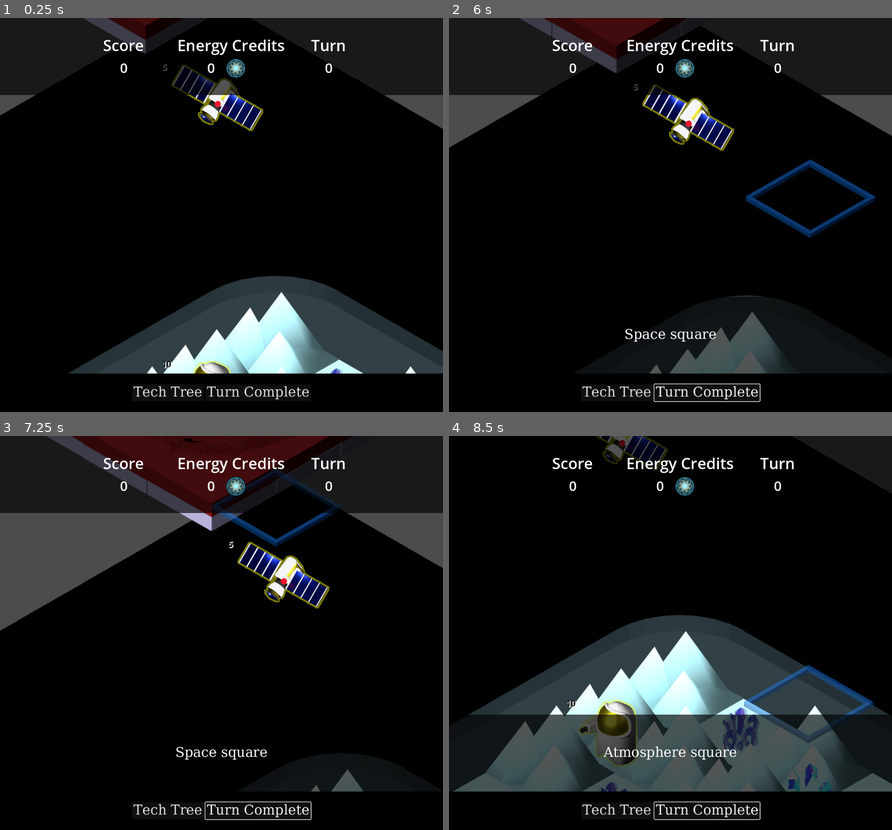
Above: before the commit, frames 1-4 (two rows, left to right).
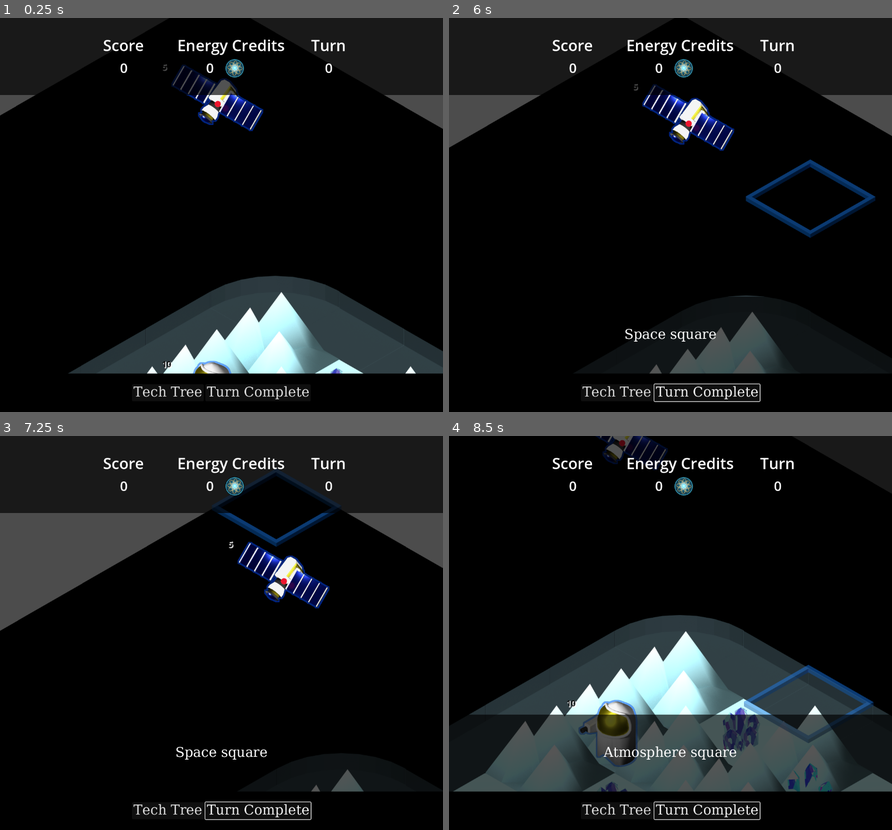
Above: after the commit, the same moments.

Repository: lifflander/stp
Game: Godot game, scene res://scenes/Main.tscn
Same seed, same stepped clock (60 frames per second), same inputs: the game is played once before the commit and once after it.
Inputs (mouse positions are in pixels of both pictures, inside the frame that each line leads up to):
- Up to frame 1 (0.25 s): no input
- Up to frame 2 (6 s): click "Turn Complete" at 0.5 s; click "Tech Tree" at 1.25 s; click "Tech Tree" at 2 s; click "Turn Complete" at 2.75 s; click "Tech Tree" at 3.5 s; click "Turn Complete" at 4.25 s; tap Enter at 5 s; move the mouse to (767, 195) at 5.02 s; click (767, 195) at 5.17 s; tap Space at 5.75 s; drag from (581, 234) to (648, 293) at 5.77 s
- Up to frame 3 (7.25 s): move the mouse to (265, 546) at 6.52 s; click (265, 546) at 6.67 s
- Up to frame 4 (8.5 s): tap Enter at 7.25 s; drag from (648, 711) to (537, 573) at 7.27 s; move the mouse to (803, 692) at 8.02 s; click (803, 692) at 8.17 s

The runs differ from the first frame. In frame 1, 1.6% of the frame differs, in the area x 18-60%, y 0-91%; in frame 2, 3.0%; in frame 3, 7.7%, in the area x 10-80%, y 0-44%; in frame 4, 0.5%.

Commit message:
Energy credits calculation

Diff:
--- a/iso-tileset-2.tres
+++ b/iso-tileset-2.tres
@@ -13,6 +13,7 @@
 [ext_resource type="Texture2D" uid="uid://872oittq8ka7" path="res://assets/tilesets/City_Levels1to8_1.png" id="8_bf1fb"]
 [ext_resource type="Texture2D" uid="uid://4sn06fsj01xw" path="res://assets/tilesets/Buildings_Overlay_2.png" id="8_geh3v"]
 [ext_resource type="Texture2D" uid="uid://bfi2wkiec7kl0" path="res://assets/tilesets/Mars_Tileset_2.png" id="8_iwov0"]
+[ext_resource type="Texture2D" uid="uid://cdc1gibsk56aa" path="res://assets/tilesets/Square_Crater_Mars_2.png" id="9_3gtv2"]
 [ext_resource type="Texture2D" uid="uid://vb88hl7ew23i" path="res://assets/tilesets/CircularCrater_Tiles_1.png" id="10_tgtjq"]
 
 [sub_resource type="TileMapPattern" id="TileMapPattern_74qju"]
@@ -193,6 +194,17 @@
 5:0/0/texture_origin = Vector2i(0, 60)
 6:0/0 = 0
 6:0/0/texture_origin = Vector2i(0, 60)
+
+[sub_resource type="TileSetAtlasSource" id="TileSetAtlasSource_h1qaa"]
+texture = ExtResource("9_3gtv2")
+texture_region_size = Vector2i(480, 382)
+0:0/0 = 0
+1:0/0 = 0
+2:0/0 = 0
+3:0/0 = 0
+4:0/0 = 0
+5:0/0 = 0
+6:0/0 = 0
 
 [sub_resource type="TileSetAtlasSource" id="TileSetAtlasSource_yrrxs"]
 resource_name = "UnitSetDisabled"
@@ -483,4 +495,5 @@
 sources/17 = SubResource("TileSetAtlasSource_o36dl")
 sources/18 = SubResource("TileSetAtlasSource_iqyn1")
 sources/19 = SubResource("TileSetAtlasSource_d70ly")
+sources/15 = SubResource("TileSetAtlasSource_h1qaa")
 pattern_0 = SubResource("TileMapPattern_74qju")
--- a/move-material.tres
+++ b/move-material.tres
@@ -4,5 +4,5 @@
 
 [resource]
 shader = ExtResource("1_phkl1")
-shader_parameter/line_color = Vector4(1, 1, 2.08165e-12, 0.5)
+shader_parameter/line_color = Vector4(2.08165e-12, 0.3, 1, 0.5)
 shader_parameter/line_thickness = 5.0
--- a/scenes/Main.tscn
+++ b/scenes/Main.tscn
@@ -81,7 +81,6 @@
 format = 2
 layer_0/name = "Base layer"
 layer_0/y_sort_enabled = true
-layer_0/tile_data = PackedInt32Array(65534, 19, 0, 65533, 262163, 0, -3, 393235, 0, -65539, 327699, 0, -65538, 458771, 0, -2, 19, 1, -65537, 131091, 0, 65535, 65555, 0, -1, 196627, 0)
 layer_1/name = "Resources"
 layer_1/y_sort_enabled = true
 layer_1/tile_data = PackedInt32Array(524298, 2, 0)
@@ -253,6 +252,10 @@
 layout_mode = 2
 texture = ExtResource("9_hqsjv")
 
+[node name="EnergyPlus" type="Label" parent="UI/ControlTop/TopUI/DynamicCenterContainer/GridContainer/HBoxContainer"]
+layout_mode = 2
+theme_override_font_sizes/font_size = 35
+
 [node name="TurnField" type="Label" parent="UI/ControlTop/TopUI/DynamicCenterContainer/GridContainer"]
 layout_mode = 2
 theme_override_font_sizes/font_size = 35
--- a/scripts/LogicEngine.gd
+++ b/scripts/LogicEngine.gd
@@ -67,7 +67,7 @@
 
 class WormholeImprovement extends TileImprovement:
 	func _init(in_le : LogicEngine, in_tile_map : IsoTileMap, in_base : Base, in_location : Vector2i):
-		var ident = Map.AtlasIdent.new(8, Vector2i(0,1))
+		var ident = Map.AtlasIdent.new(8, Vector2i(1,1))
 		super(in_le, in_tile_map, in_base, in_location, ident)
 
 	func isWormhole() -> bool:
@@ -120,6 +120,9 @@
 		for tile in tiles_inside:
 			le.map.getTileVec(tile).owned_by_base = self
 
+	func creditsPerTurn() -> int:
+		return level + 2
+
 	func hasSpacedock():
 		for i in improvements:
 			if i is SpacedockImprovement:
@@ -177,6 +180,9 @@
 			population_bar.setPopulation(population)
 			base_coord = Vector2i(level-1, 0)
 			tile_map.updateCity(self)
+
+		tile_map.drawCity(self)
+		le.updatePlusEnergy()
 
 	func calculateBorder(distance : int = 1):
 		tiles_inside = calculateBorderImpl([location], 1, distance)
@@ -668,6 +674,7 @@
 				p.bases.append(base)
 				tile_map.drawCity(base)
 				break
+	updatePlusEnergy()
 
 func moveUnit(unit : Unit, unit_location : Vector2i, new_location : Vector2i):
 	unit.changeLocation(new_location)
@@ -694,3 +701,17 @@
 			u.moved_counter = 0
 			u.attack_counter = 0
 			tile_map.drawUnit(u)
+	var total_credits_label = get_parent().find_child("EnergyCreditsField") as Label
+	var total_credit_turn : int = 0
+	for p in players:
+		for b in p.bases:
+			total_credit_turn += b.creditsPerTurn()
+	total_credits_label.set_text(str(int(total_credits_label.get_text()) + total_credit_turn))
+
+func updatePlusEnergy():
+	var plus_credits_label = get_parent().find_child("EnergyPlus") as Label
+	var total_credit_turn : int = 0
+	for p in players:
+		for b in p.bases:
+			total_credit_turn += b.creditsPerTurn()
+	plus_credits_label.set_text("+" + str(int(total_credit_turn)))
--- a/scripts/Map.gd
+++ b/scripts/Map.gd
@@ -193,6 +193,43 @@
 					tile.type = TileTypeEnum.ATMOSPHERE
 					tile.atlas = AtlasIdent.new(0, Vector2i(4,0))
 
+	var created_crater = false
+	for x in width:
+		for y in height:
+			if not created_crater:
+				var tile = getTileXY(x, y)
+				for c in circles:
+					if c.inSquare(Vector2i(x,y)):
+						#print("planet=" + str(c.planet) + ", x=", str(x), ", y=", str(y))
+						var alt = altitude.get_noise_2d(float(x)*50.0, float(y)*50.0)*10
+						var mountain = alt > 1
+
+						if c.planet == 0:
+							pass
+						elif c.planet == 1:
+							if tile.type == TileTypeEnum.LAND and getTileXY(x-1, y).type == TileTypeEnum.LAND and getTileXY(x, y-1).type == TileTypeEnum.LAND and getTileXY(x-1, y-1).type == TileTypeEnum.LAND:
+								if borderAtmosphere(tile.getXY()) or borderAtmosphere(Vector2i(x-1, y)) or borderAtmosphere(Vector2i(x, y-1)) or borderAtmosphere(Vector2i(x-1, y-1)):
+									pass
+								else:
+									tile.atlas = AtlasIdent.new(15, Vector2i(6,0))
+									getTileXY(x-1, y).atlas = AtlasIdent.new(15, Vector2i(4,0))
+									getTileXY(x, y-1).atlas = AtlasIdent.new(15, Vector2i(3,0))
+									getTileXY(x-1, y-1).atlas = AtlasIdent.new(15, Vector2i(2,0))
+									created_crater = true
+						else:
+							print("ERROR")
+
 # Called every frame. 'delta' is the elapsed time since the previous frame.
 func _process(delta):
 	pass
+
+func borderAtmosphere(tile : Vector2i):
+	if getTileXY(tile.x-1, tile.y).type == TileTypeEnum.ATMOSPHERE:
+		return true
+	if getTileXY(tile.x+1, tile.y).type == TileTypeEnum.ATMOSPHERE:
+		return true
+	if getTileXY(tile.x, tile.y+1).type == TileTypeEnum.ATMOSPHERE:
+		return true
+	if getTileXY(tile.x, tile.y-2).type == TileTypeEnum.ATMOSPHERE:
+		return true
+	return false
--- a/scripts/PopuationBar.gd
+++ b/scripts/PopuationBar.gd
@@ -11,7 +11,7 @@
 	show_percentage = false
 
 func setPopulation(population : int):
-	print("setPopulation: ", population / float(divisions) * 100)
+	print("setPopulation: ", "population=", population, ", divisions=", divisions, ", total=", population / float(divisions) * 100)
 	divisions_filled = population
 	drawLines()
 
--- a/scripts/TileMap.gd
+++ b/scripts/TileMap.gd
@@ -554,7 +554,7 @@
 	set_cell(city_layer_id, base.location, base.base_source_id, base.base_coord, 0)
 
 	var new_label : Label = Label.new()
-	new_label.position.x = 40
+	#new_label.position.x = 40
 	new_label.label_settings = load("res://base-name-label-settings.tres")
 	new_label.text = base.name
 	new_label.set_horizontal_alignment(HORIZONTAL_ALIGNMENT_CENTER)
@@ -562,12 +562,26 @@
 	var poly_pos = map_to_local(base.location)
 	var global_pos = to_global(poly_pos)
 
-	var new_pc : PanelContainer = PanelContainer.new()
-	new_pc.position = global_pos
+	var credit_image : TextureRect = TextureRect.new()
+	credit_image.set_texture(load("res://assets/tilesets/Energy Credit_2_Small.png"))
+	credit_image.stretch_mode = TextureRect.STRETCH_KEEP_ASPECT
+
+	var pc = PanelContainer.new()
+	pc.set_position(global_pos)
+	var new_pc : HBoxContainer = HBoxContainer.new()
 	new_pc.add_child(new_label)
-	new_pc.set_size(Vector2(150,70))
-	new_pc.position.x -= new_pc.get_size().x/2
-	sprite_holder.add_child(new_pc)
+	new_pc.add_child(credit_image)
+
+	var num_credits : Label = Label.new()
+	num_credits.set_text(str(base.creditsPerTurn()))
+	num_credits.set_theme(load("res://SpacemanTheme.tres"))
+
+	new_pc.add_child(num_credits)
+
+	pc.add_child(new_pc)
+
+	sprite_holder.add_child(pc)
+	pc.set_position(Vector2(pc.get_position().x - pc.get_size().x/2, pc.get_position().y))
 
 	var base_pos = map_to_local(base.location)
 	var global_base_pos = to_global(base_pos)
@@ -577,6 +591,7 @@
 	global_base_pos.y += 75
 	new_pop_bar.position = global_base_pos
 	new_pop_bar.set_size(Vector2(len*120,50))
+	new_pop_bar.setPopulation(base.population)
 	sprite_holder.add_child(new_pop_bar)
 	base.population_bar = new_pop_bar
 	new_pop_bar.drawLines()
Binary file added: assets/tilesets/Square_Crater_Mars_2.png
Not shown, added: assets/tilesets/Square_Crater_Mars_2.png.import
Binary file added: assets/tilesets/Square_Crater_Mars_DarkCenter_1.png
Not shown, added: assets/tilesets/Square_Crater_Mars_DarkCenter_1.png.import
Not shown: 1 places in iso-tileset-2.tres that only renumber resources
